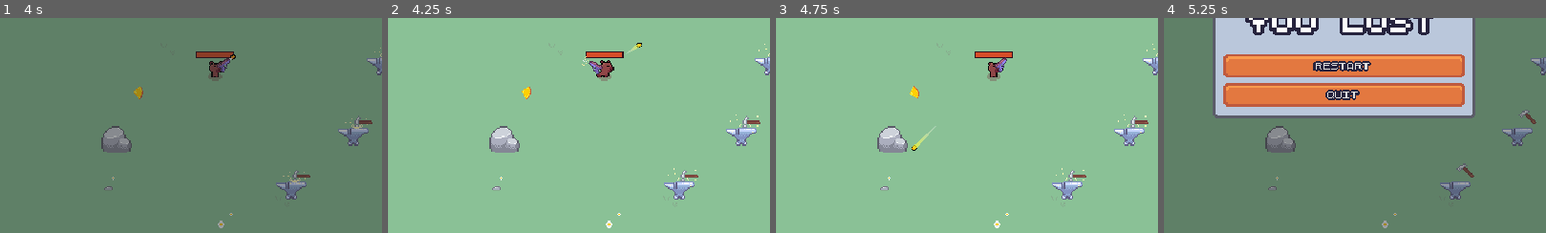
Above: before the commit, frames 1-4 (left to right).
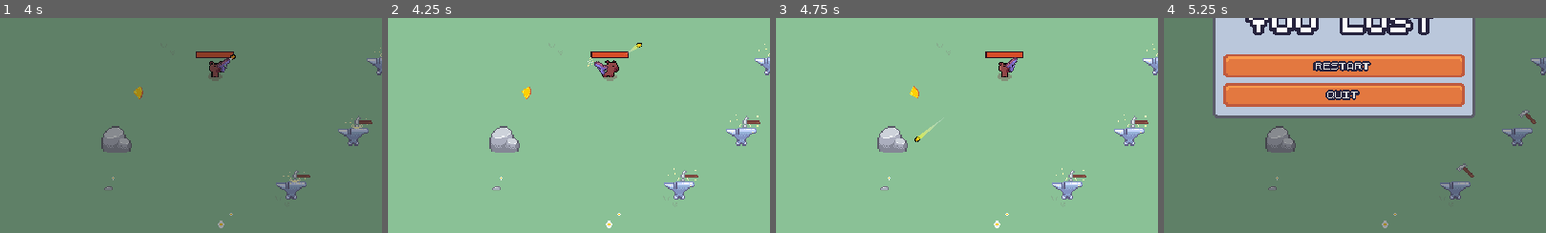
Above: after the commit, the same moments.

Repository: Sundwell/ritka-rampage
Game: Godot game, scene res://scenes/debug/ui_debug.tscn
Two runs of this game, one before a commit and one after it. Both use one fixed random seed, a clock stepped at 60 frames per second and the inputs below. This scene is started directly instead of the project's main scene.
Inputs (mouse positions are % of the whole screen's width and height, from its top left):
- Up to frame 1 (4 s): click "Weapon Upgrade" at 0.5 s; drag from (25, 50) to (58, 21) at 1.27 s; drag from (30, 55) to (58, 21) at 2.02 s; click "Mutation Upgrade" at 2.75 s; tap Enter at 3.5 s; move the mouse to (50, 50) at 3.52 s; press the mouse at (50, 50) at 3.53 s; hold D (move_right) from 3.53 s (still down)
- Up to frame 2 (4.25 s): keep holding D (move_right)
- Up to frame 3 (4.75 s): release D (move_right) at 4.25 s; release the mouse at (50, 50) at 4.25 s; drag from (45, 70) to (68, 35) at 4.27 s
- Up to frame 4 (5.25 s): click "Lose" at 5 s
The pictures show only the part of the screen within x 26-76%, y 41-91%; the shares and areas given below are measured in that part.

Frame 1 is identical in both runs. In frame 2, 0.6% of the frame differs, in the area x 50-63%, y 15-30%; in frame 3, 1.0%, in the area x 35-65%, y 15-62%; in frame 4, nothing differs.

Commit message:
SRR-23 Added Bloody Burden pistol upgrade and status system

Diff:
--- a/project.godot
+++ b/project.godot
@@ -50,6 +50,7 @@
 [gui]
 
 theme/custom="res://resources/theme/theme.tres"
+theme/default_font_multichannel_signed_distance_field=true
 
 [input]
 
--- /dev/null
+++ b/resources/upgrades/weapon_upgrades/pistol/mechanic/bloody_burden.tres
@@ -0,0 +1,14 @@
+[gd_resource type="Resource" script_class="PistolUpgrade" load_steps=2 format=3 uid="uid://b68abkypodogp"]
+
+[ext_resource type="Script" path="res://resources/upgrades/weapon_upgrades/pistol/pistol_upgrade.gd" id="1_i3v72"]
+
+[resource]
+script = ExtResource("1_i3v72")
+id = 7
+incompatible_uprades = Array[int]([])
+title = "Bloody Burden"
+weapon = 0
+max_quantity = 2
+type = 1
+hint = "More blood. Less sense"
+description = "Deal 25% bullet damage as bleed ticks. Faster ticks per level"
--- a/resources/upgrades/weapon_upgrades/pistol/mechanic/explosive_impact.tres
+++ b/resources/upgrades/weapon_upgrades/pistol/mechanic/explosive_impact.tres
@@ -10,5 +10,5 @@
 weapon = 0
 max_quantity = 2
 type = 1
-hint = "You are not safe."
+hint = "Use with caution"
 description = "15% additional area damage per level"
--- a/resources/upgrades/weapon_upgrades/pistol/mechanic/ricochet.tres
+++ b/resources/upgrades/weapon_upgrades/pistol/mechanic/ricochet.tres
@@ -10,5 +10,5 @@
 weapon = 0
 max_quantity = 2
 type = 1
-hint = "Damage? Nope."
+hint = "Damage? Where?"
 description = "+1 bounce off enemy per upgrade"
--- a/resources/upgrades/weapon_upgrades/pistol/pistol_upgrade.gd
+++ b/resources/upgrades/weapon_upgrades/pistol/pistol_upgrade.gd
@@ -11,6 +11,7 @@
 	PIERCING_SHOTS,
 	RICOCHET,
 	EXPLOSIVE_IMPACT,
+	BLOODY_BURDEN,
 }
 
 @export var id: Id
--- a/resources/upgrades/weapon_upgrades/pistol/pistol_upgrades_pool.tres
+++ b/resources/upgrades/weapon_upgrades/pistol/pistol_upgrades_pool.tres
@@ -9,7 +9,8 @@
 [ext_resource type="Resource" uid="uid://b8c1gjdntjyl" path="res://resources/upgrades/weapon_upgrades/pistol/mechanic/piercing_shots.tres" id="7_0u04j"]
 [ext_resource type="Resource" uid="uid://bdtskcecjix7e" path="res://resources/upgrades/weapon_upgrades/pistol/mechanic/ricochet.tres" id="8_mv1y8"]
 [ext_resource type="Resource" uid="uid://bnyxc28kkj6tt" path="res://resources/upgrades/weapon_upgrades/pistol/mechanic/explosive_impact.tres" id="9_j6bxy"]
+[ext_resource type="Resource" uid="uid://b68abkypodogp" path="res://resources/upgrades/weapon_upgrades/pistol/mechanic/bloody_burden.tres" id="10_hkf45"]
 
 [resource]
 script = ExtResource("1_fhp3j")
-upgrades = Array[ExtResource("2_ni3rd")]([ExtResource("6_5qgvv"), ExtResource("3_us7jv"), ExtResource("4_wgxph"), ExtResource("5_efh7b"), ExtResource("7_0u04j"), ExtResource("8_mv1y8"), ExtResource("9_j6bxy")])
+upgrades = Array[ExtResource("2_ni3rd")]([ExtResource("6_5qgvv"), ExtResource("3_us7jv"), ExtResource("4_wgxph"), ExtResource("5_efh7b"), ExtResource("7_0u04j"), ExtResource("8_mv1y8"), ExtResource("9_j6bxy"), ExtResource("10_hkf45")])
--- a/scenes/components/hitbox_component.gd
+++ b/scenes/components/hitbox_component.gd
@@ -3,6 +3,7 @@
 
 @export var reload_time: float = 0.5
 @export var damage := 0.0
+@export var statuses: Array[Status]
 var collision_nodes: Array[Node] = []
 var is_active := true
 
@@ -12,7 +13,7 @@
 func _ready():
 	if reload_time > 0:
 		timer.wait_time = reload_time
-		timer.timeout.connect(on_reload_timeout)
+		timer.timeout.connect(_on_reload_timeout)
 
 	collision_nodes = Utils.get_children_of_type(self, CollisionShape2D)
 
@@ -21,6 +22,14 @@
 	is_active = not disabled
 	for collision: CollisionShape2D in collision_nodes:
 		collision.set_deferred('disabled', disabled)
+
+
+func add_status(status: Status):
+	statuses.append(status)
+
+
+func clear_statuses():
+	statuses.clear()
 
 
 func start_reloading():
@@ -32,5 +41,5 @@
 	timer.start()
 
 
-func on_reload_timeout():
+func _on_reload_timeout():
 	_toggle_collisions(false)
--- a/scenes/components/hurtbox_component.gd
+++ b/scenes/components/hurtbox_component.gd
@@ -2,6 +2,7 @@
 extends Area2D
 
 @export var health_component: HealthComponent
+@export var status_manager: StatusManager
 
 
 func _ready():
@@ -12,6 +13,10 @@
 	if hitbox_component.is_active:
 		health_component.damage(hitbox_component.damage)
 		hitbox_component.start_reloading()
+
+		if status_manager:
+			for status in hitbox_component.statuses:
+				status_manager.add_status(status.duplicate())
 
 
 func on_area_entered(other_area: Area2D):
--- /dev/null
+++ b/scenes/controllers/statuses/status.gd
@@ -0,0 +1,26 @@
+class_name Status
+extends Node
+
+signal removed
+
+@export var duration_timer: Timer
+@export var duration: float
+
+
+func _ready() -> void:
+	if not duration_timer:
+		push_error('Duration Timer must be specified')
+		return
+
+	_refresh_duration_timer()
+	duration_timer.timeout.connect(_on_duration_timer_timeout)
+
+
+func _refresh_duration_timer():
+	duration_timer.wait_time = duration
+	duration_timer.start()
+
+
+func _on_duration_timer_timeout():
+	removed.emit()
+	queue_free()
--- /dev/null
+++ b/scenes/controllers/statuses/tick_status.gd
@@ -0,0 +1,51 @@
+class_name TickStatus
+extends Status
+
+signal tick(value: float)
+
+enum Type {
+	DAMAGE,
+	HEAL
+}
+
+@export var tick_timer: Timer
+@export var tick_time: float = 1.0
+@export var tick_value: float
+var type: Type = Type.DAMAGE
+
+
+func _ready() -> void:
+	super()
+
+	if not tick_timer:
+		push_error('Tick Timer must be specified')
+		return
+
+	tick_timer.wait_time = tick_time
+	tick_timer.start()
+	tick_timer.timeout.connect(_on_tick_timer_timeout)
+
+
+func _refresh_tick_timer():
+	var should_fasten_timer: bool = tick_time <= tick_timer.time_left
+	tick_timer.wait_time = tick_time
+
+	if should_fasten_timer:
+		tick_timer.start()
+
+
+func setup(_tick_value: float, _duration: float, _tick_time: float = 1.0, _type: Type = Type.DAMAGE) -> void:
+	tick_value = max(0, _tick_value)
+	duration = _duration
+	tick_time = _tick_time
+	type = _type
+
+
+func refresh_with(status: TickStatus):
+	setup(status.tick_value, status.duration, status.tick_time, status.type)
+	_refresh_tick_timer()
+	_refresh_duration_timer()
+
+
+func _on_tick_timer_timeout() -> void:
+	tick.emit(tick_value)
--- /dev/null
+++ b/scenes/controllers/statuses/tick_status.tscn
@@ -0,0 +1,13 @@
+[gd_scene load_steps=2 format=3 uid="uid://dlfndvxca8iiu"]
+
+[ext_resource type="Script" path="res://scenes/controllers/statuses/tick_status.gd" id="1_6i38c"]
+
+[node name="TickStatus" type="Node" node_paths=PackedStringArray("tick_timer", "duration_timer")]
+script = ExtResource("1_6i38c")
+tick_timer = NodePath("TickTimer")
+duration_timer = NodePath("DurationTimer")
+
+[node name="TickTimer" type="Timer" parent="."]
+
+[node name="DurationTimer" type="Timer" parent="."]
+one_shot = true
--- a/scenes/debug/ui_debug.tscn
+++ b/scenes/debug/ui_debug.tscn
@@ -120,55 +120,55 @@
 [node name="Bunny" parent="Entities" instance=ExtResource("13_0b838")]
 position = Vector2(-156, -61)
 
-[node name="HealthComponent" parent="Entities/Bunny" index="0"]
+[node name="HealthComponent" parent="Entities/Bunny" index="1"]
 max_health = 1111.0
 
-[node name="VelocityComponent" parent="Entities/Bunny" index="2"]
+[node name="VelocityComponent" parent="Entities/Bunny" index="3"]
 max_speed = 0.0
 
 [node name="Bunny4" parent="Entities" instance=ExtResource("13_0b838")]
 position = Vector2(-213, 30)
 
-[node name="HealthComponent" parent="Entities/Bunny4" index="0"]
+[node name="HealthComponent" parent="Entities/Bunny4" index="1"]
 max_health = 1111.0
 
-[node name="VelocityComponent" parent="Entities/Bunny4" index="2"]
+[node name="VelocityComponent" parent="Entities/Bunny4" index="3"]
 max_speed = 0.0
 
 [node name="Bunny5" parent="Entities" instance=ExtResource("13_0b838")]
 position = Vector2(-223, 36)
 
-[node name="HealthComponent" parent="Entities/Bunny5" index="0"]
+[node name="HealthComponent" parent="Entities/Bunny5" index="1"]
 max_health = 1111.0
 
-[node name="VelocityComponent" parent="Entities/Bunny5" index="2"]
+[node name="VelocityComponent" parent="Entities/Bunny5" index="3"]
 max_speed = 0.0
 
 [node name="Bunny6" parent="Entities" instance=ExtResource("13_0b838")]
 position = Vector2(-214, 40)
 
-[node name="HealthComponent" parent="Entities/Bunny6" index="0"]
+[node name="HealthComponent" parent="Entities/Bunny6" index="1"]
 max_health = 1111.0
 
-[node name="VelocityComponent" parent="Entities/Bunny6" index="2"]
+[node name="VelocityComponent" parent="Entities/Bunny6" index="3"]
 max_speed = 0.0
 
 [node name="Bunny2" parent="Entities" instance=ExtResource("13_0b838")]
 position = Vector2(-88, -59)
 
-[node name="HealthComponent" parent="Entities/Bunny2" index="0"]
+[node name="HealthComponent" parent="Entities/Bunny2" index="1"]
 max_health = 1111.0
 
-[node name="VelocityComponent" parent="Entities/Bunny2" index="2"]
+[node name="VelocityComponent" parent="Entities/Bunny2" index="3"]
 max_speed = 0.0
 
 [node name="Bunny3" parent="Entities" instance=ExtResource("13_0b838")]
 position = Vector2(-227, -90)
 
-[node name="HealthComponent" parent="Entities/Bunny3" index="0"]
+[node name="HealthComponent" parent="Entities/Bunny3" index="1"]
 max_health = 1111.0
 
-[node name="VelocityComponent" parent="Entities/Bunny3" index="2"]
+[node name="VelocityComponent" parent="Entities/Bunny3" index="3"]
 max_speed = 0.0
 
 [node name="OrangeEnergy" parent="Entities" instance=ExtResource("14_8lexw")]
--- a/scenes/game_object/anvil/anvil.tscn
+++ b/scenes/game_object/anvil/anvil.tscn
@@ -100,6 +100,7 @@
 
 [node name="SpawnSound" type="AudioStreamPlayer2D" parent="SFX"]
 stream = ExtResource("3_gptgy")
+volume_db = -12.0
 bus = &"SFX"
 
 [node name="Sprite2D" type="Sprite2D" parent="."]
--- a/scenes/game_object/enemy/bunny/bunny.tscn
+++ b/scenes/game_object/enemy/bunny/bunny.tscn
@@ -1,8 +1,9 @@
-[gd_scene load_steps=20 format=3 uid="uid://bwsxcvg8tgsku"]
+[gd_scene load_steps=21 format=3 uid="uid://bwsxcvg8tgsku"]
 
 [ext_resource type="Texture2D" uid="uid://d2064pj05mkxy" path="res://scenes/game_object/enemy/bunny/bunny.png" id="1_5rorc"]
 [ext_resource type="Script" path="res://scenes/game_object/enemy/bunny/bunny.gd" id="1_6uvuu"]
 [ext_resource type="PackedScene" uid="uid://jfbffly5rjbc" path="res://scenes/components/health_component.tscn" id="2_3otdp"]
+[ext_resource type="PackedScene" uid="uid://gbwjb2qhqvk0" path="res://scenes/manager/statuses/status_manager.tscn" id="2_jwdia"]
 [ext_resource type="PackedScene" uid="uid://cdmwpfegixcco" path="res://scenes/components/orange_drop_component.tscn" id="3_u7d0e"]
 [ext_resource type="PackedScene" uid="uid://0fecexi8j7gb" path="res://scenes/game_object/orange/orange.tscn" id="4_jij05"]
 [ext_resource type="PackedScene" uid="uid://cwatwkjukjlvd" path="res://scenes/components/hurtbox_component.tscn" id="5_q6qwx"]
@@ -110,6 +111,9 @@
 motion_mode = 1
 script = ExtResource("1_6uvuu")
 
+[node name="StatusManager" parent="." node_paths=PackedStringArray("health_component") instance=ExtResource("2_jwdia")]
+health_component = NodePath("../HealthComponent")
+
 [node name="HealthComponent" parent="." instance=ExtResource("2_3otdp")]
 max_health = 4.0
 
@@ -137,11 +141,12 @@
 "": SubResource("AnimationLibrary_02i8m")
 }
 
-[node name="HurtboxComponent" parent="." node_paths=PackedStringArray("health_component") instance=ExtResource("5_q6qwx")]
+[node name="HurtboxComponent" parent="." node_paths=PackedStringArray("health_component", "status_manager") instance=ExtResource("5_q6qwx")]
 visible = false
 collision_layer = 64
 collision_mask = 8
 health_component = NodePath("../HealthComponent")
+status_manager = NodePath("../StatusManager")
 
 [node name="CollisionShape2D" type="CollisionShape2D" parent="HurtboxComponent"]
 position = Vector2(0, -6)
--- a/scenes/game_object/player/player.gd
+++ b/scenes/game_object/player/player.gd
@@ -1,13 +1,15 @@
 extends CharacterBody2D
 
-const RUN_SPEED = 125.0
+const BASE_RUN_SPEED = 125.0
 const BASE_MOVE_SPEED = 50.0
 const ACCELERATION_SMOOTHING = 15
 
 @export var initial_weapon_scene: PackedScene
 
 var is_shooting := false
-var mutations: Dictionary = {}
+var mutations_count: Dictionary = {}
+var weapon_upgrades_count: Dictionary = {}
+var run_speed := BASE_RUN_SPEED
 var move_speed := BASE_MOVE_SPEED
 var state_machine := CallableStateMachine.new()
 
@@ -20,7 +22,8 @@
 
 
 func _ready():
-	GameEvents.mutation_upgrade_selected.connect(on_mutation_upgrade_selected)
+	GameEvents.mutation_upgrade_selected.connect(_on_mutation_upgrade_selected)
+	GameEvents.weapon_upgrade_selected.connect(_on_weapon_upgrade_selected)
 
 	state_machine.add_states(state_idle, enter_state_idle, exit_state_idle)
 	state_machine.add_states(state_moving)
@@ -57,7 +60,7 @@
 func move():
 	var direction = get_movement_direction()
 
-	var speed: float = move_speed if is_shooting else RUN_SPEED
+	var speed: float = move_speed if is_shooting else run_speed
 
 	velocity_component.max_speed = speed
 	velocity_component.accelerate_in_direction(direction)
@@ -100,14 +103,49 @@
 #endregion
 
 
-func apply_mutation(mutation: MutationUpgrade):
-	match mutation.id:
-		MutationUpgrade.Id.SPEED_UP:
-			var speed_up_count: int = Utils.get_upgrade_quantity(mutations, MutationUpgrade.Id.SPEED_UP)
-			move_speed = BASE_MOVE_SPEED + ((BASE_MOVE_SPEED * 0.1) * speed_up_count)
+func _update_mutations_count(mutations: Dictionary):
+	const MUTATION_IDS = [
+		MutationUpgrade.Id.SPEED_UP
+	]
+
+	for id in MUTATION_IDS:
+		mutations_count[id] = Utils.get_upgrade_quantity(mutations, id)
 
 
+func _update_weapon_upgrades_count(upgrades: Dictionary):
+	const UPGRADE_IDS = [
+		PistolUpgrade.Id.BLOODY_BURDEN,
+	]
 
-func on_mutation_upgrade_selected(mutation: MutationUpgrade, current_mutations: Dictionary):
-	mutations = current_mutations.duplicate()
-	apply_mutation(mutation)
+	for id in UPGRADE_IDS:
+		weapon_upgrades_count[id] = Utils.get_upgrade_quantity(upgrades, id)
+
+
+func _update_movement_speed():
+	var speed_up_count: int = mutations_count.get(MutationUpgrade.Id.SPEED_UP, 0)
+	var bloody_burden_count: int = weapon_upgrades_count.get(PistolUpgrade.Id.BLOODY_BURDEN, 0)
+	var speed_multiplier: float = 1.0 + ((BASE_MOVE_SPEED * 0.1) * speed_up_count)
+
+	if bloody_burden_count > 0:
+		speed_multiplier *= 0.8
+
+	move_speed = BASE_MOVE_SPEED * speed_multiplier
+	run_speed = BASE_RUN_SPEED * speed_multiplier
+
+
+func _apply_mutations():
+	var speed_up_count: int = mutations_count.get(MutationUpgrade.Id.SPEED_UP, 0)
+	if speed_up_count > 0:
+		_update_movement_speed()
+
+
+func _on_mutation_upgrade_selected(mutation: MutationUpgrade, current_mutations: Dictionary):
+	mutations_count[mutation.id] = Utils.get_upgrade_quantity(current_mutations, mutation.id)
+	_apply_mutations()
+
+
+func _on_weapon_upgrade_selected(upgrade: WeaponUpgrade, current_upgrades: Dictionary):
+	weapon_upgrades_count[upgrade.get_id()] = Utils.get_upgrade_quantity(current_upgrades, upgrade.get_id())
+
+	if upgrade.get_id() == PistolUpgrade.Id.BLOODY_BURDEN:
+		_update_movement_speed()
--- a/scenes/game_object/player/player.tscn
+++ b/scenes/game_object/player/player.tscn
@@ -8,6 +8,7 @@
 [ext_resource type="PackedScene" uid="uid://ceo6q5oos0dqn" path="res://scenes/components/velocity_component.tscn" id="4_3lhnd"]
 [ext_resource type="PackedScene" uid="uid://cgti0dc327rmr" path="res://scenes/weapons/weapon_controller/weapon_controller.tscn" id="4_erw3t"]
 [ext_resource type="AudioStream" uid="uid://cjujexkrkwpfb" path="res://scenes/game_object/player/sfx/step_sound.wav" id="5_7v2s2"]
+[ext_resource type="PackedScene" uid="uid://gbwjb2qhqvk0" path="res://scenes/manager/statuses/status_manager.tscn" id="5_35dnx"]
 [ext_resource type="PackedScene" uid="uid://vpugf0fbno2e" path="res://scenes/weapons/pistol/pistol.tscn" id="5_m3j0x"]
 [ext_resource type="AudioStream" uid="uid://cpm34au6tecby" path="res://scenes/game_object/player/sfx/run_sound.wav" id="6_xrv24"]
 [ext_resource type="PackedScene" uid="uid://cf5byk2x3b7ae" path="res://scenes/components/health_bar_component.tscn" id="8_cdija"]
@@ -182,6 +183,9 @@
 [node name="VelocityComponent" parent="." node_paths=PackedStringArray("character_body") instance=ExtResource("4_3lhnd")]
 character_body = NodePath("..")
 
+[node name="StatusManager" parent="." node_paths=PackedStringArray("health_component") instance=ExtResource("5_35dnx")]
+health_component = NodePath("../HealthComponent")
+
 [node name="ShootingStateChangeTimer" type="Timer" parent="."]
 wait_time = 0.3
 one_shot = true
--- /dev/null
+++ b/scenes/manager/statuses/status_manager.gd
@@ -0,0 +1,39 @@
+class_name StatusManager
+extends Node
+
+@export var health_component: HealthComponent
+var statuses: Array[Status]
+
+
+func _add_tick_status(tick_status: TickStatus):
+	if tick_status.type == TickStatus.Type.DAMAGE:
+		var existing_status: TickStatus
+
+		for status in statuses:
+			if status is TickStatus and status.type == TickStatus.Type.DAMAGE:
+				existing_status = status
+
+		if existing_status:
+			existing_status.refresh_with(tick_status)
+		else:
+			add_child(tick_status)
+			statuses.append(tick_status)
+			tick_status.removed.connect(_on_status_removed.bind(tick_status))
+		tick_status.tick.connect(_on_tick.bind(tick_status))
+
+
+func add_status(status: Status):
+	if status is TickStatus:
+		_add_tick_status(status)
+
+
+func _on_tick(tick_value: float, status: TickStatus):
+	if status.type == status.Type.DAMAGE:
+		health_component.damage(tick_value)
+
+
+func _on_status_removed(status: Status):
+	var status_index: int = statuses.find(status)
+
+	if status_index != -1:
+		statuses.remove_at(status_index)
--- /dev/null
+++ b/scenes/manager/statuses/status_manager.tscn
@@ -0,0 +1,6 @@
+[gd_scene load_steps=2 format=3 uid="uid://gbwjb2qhqvk0"]
+
+[ext_resource type="Script" path="res://scenes/manager/statuses/status_manager.gd" id="1_e0x2g"]
+
+[node name="StatusManager" type="Node"]
+script = ExtResource("1_e0x2g")
--- a/scenes/weapons/pistol/pistol.gd
+++ b/scenes/weapons/pistol/pistol.gd
@@ -84,5 +84,5 @@
 	if upgrade is not PistolUpgrade:
 		return
 
-	upgrades = current_upgrades.duplicate()
+	upgrades = current_upgrades.duplicate(true)
 	apply_upgrade(upgrade)
--- a/scenes/weapons/pistol/pistol_bullet/pistol_bullet.gd
+++ b/scenes/weapons/pistol/pistol_bullet/pistol_bullet.gd
@@ -9,6 +9,7 @@
 @export var hitbox_component: HitboxComponent
 @export var base_damage = 2.0
 @export var explosion_scene: PackedScene
+@export var tick_status_scene: PackedScene
 var speed := BASE_SPEED
 var max_distance := BASE_MAX_DISTANCE
 var travelled_distance := 0
@@ -21,7 +22,7 @@
 
 func _ready():
 	_set_max_health(base_max_health)
-	projectile_hurtbox_component.collided.connect(on_collided)
+	projectile_hurtbox_component.collided.connect(_on_collided)
 	health_component.died.connect(on_died)
 
 
@@ -50,7 +51,8 @@
 		PistolUpgrade.Id.PIERCING_SHOTS,
 		PistolUpgrade.Id.DAMAGE_UP,
 		PistolUpgrade.Id.RICOCHET,
-		PistolUpgrade.Id.EXPLOSIVE_IMPACT
+		PistolUpgrade.Id.EXPLOSIVE_IMPACT,
+		PistolUpgrade.Id.BLOODY_BURDEN,
 	]
 
 	for id: PistolUpgrade.Id in BULLET_UPGRADE_IDS:
@@ -77,6 +79,13 @@
 	if ricochet_count > 0:
 		_set_max_health(base_max_health + ricochet_count)
 		_set_damage(base_damage * 0.7)
+
+	var bloody_burden_count: int = upgrades_count[PistolUpgrade.Id.BLOODY_BURDEN]
+	if bloody_burden_count > 0:
+		var status: TickStatus = tick_status_scene.instantiate()
+		var tick_time: float = 1.0 - (0.25 * (bloody_burden_count - 1))
+		status.setup(hitbox_component.damage * 0.3, 3.0, tick_time)
+		hitbox_component.statuses.append(status)
 
 
 func ricochet():
@@ -123,8 +132,10 @@
 	return exploded_count == 0
 
 
-func on_collided():
+func _on_collided():
 	health_component.damage(1)
+
+	hitbox_component.clear_statuses.call_deferred()
 
 	var explosive_impact_count: int = upgrades_count[PistolUpgrade.Id.EXPLOSIVE_IMPACT]
 	if explosive_impact_count > 0 and _can_create_explosion():
--- a/scenes/weapons/pistol/pistol_bullet/pistol_bullet.tscn
+++ b/scenes/weapons/pistol/pistol_bullet/pistol_bullet.tscn
@@ -1,9 +1,10 @@
-[gd_scene load_steps=11 format=3 uid="uid://ck6vo5d385q3c"]
+[gd_scene load_steps=12 format=3 uid="uid://ck6vo5d385q3c"]
 
 [ext_resource type="Script" path="res://scenes/weapons/pistol/pistol_bullet/pistol_bullet.gd" id="1_haia6"]
 [ext_resource type="Texture2D" uid="uid://j0nffnyecxye" path="res://scenes/weapons/pistol/pistol_bullet/bullet.png" id="2_6pqw6"]
 [ext_resource type="PackedScene" uid="uid://jfbffly5rjbc" path="res://scenes/components/health_component.tscn" id="2_i4pkq"]
 [ext_resource type="PackedScene" uid="uid://b151mbj1k8ah8" path="res://scenes/explosion/explosion.tscn" id="2_wcckn"]
+[ext_resource type="PackedScene" uid="uid://dlfndvxca8iiu" path="res://scenes/controllers/statuses/tick_status.tscn" id="3_8ayi0"]
 [ext_resource type="Script" path="res://scenes/weapons/pistol/pistol_bullet/bullet_trail.gd" id="3_38db2"]
 [ext_resource type="PackedScene" uid="uid://0vth6qt1d50l" path="res://scenes/components/projectile_hurtbox_component.tscn" id="4_hmcoo"]
 [ext_resource type="PackedScene" uid="uid://cryx377fes7t2" path="res://scenes/components/hitbox_component.tscn" id="4_p18sw"]
@@ -23,6 +24,7 @@
 script = ExtResource("1_haia6")
 hitbox_component = NodePath("HitboxComponent")
 explosion_scene = ExtResource("2_wcckn")
+tick_status_scene = ExtResource("3_8ayi0")
 
 [node name="HealthComponent" parent="." instance=ExtResource("2_i4pkq")]
 max_health = 1.0
Not shown: 1 places in resources/upgrades/weapon_upgrades/pistol/pistol_upgrades_pool.tres that only renumber resources
Not shown: 1 places in scenes/game_object/player/player.tscn that only renumber resources
